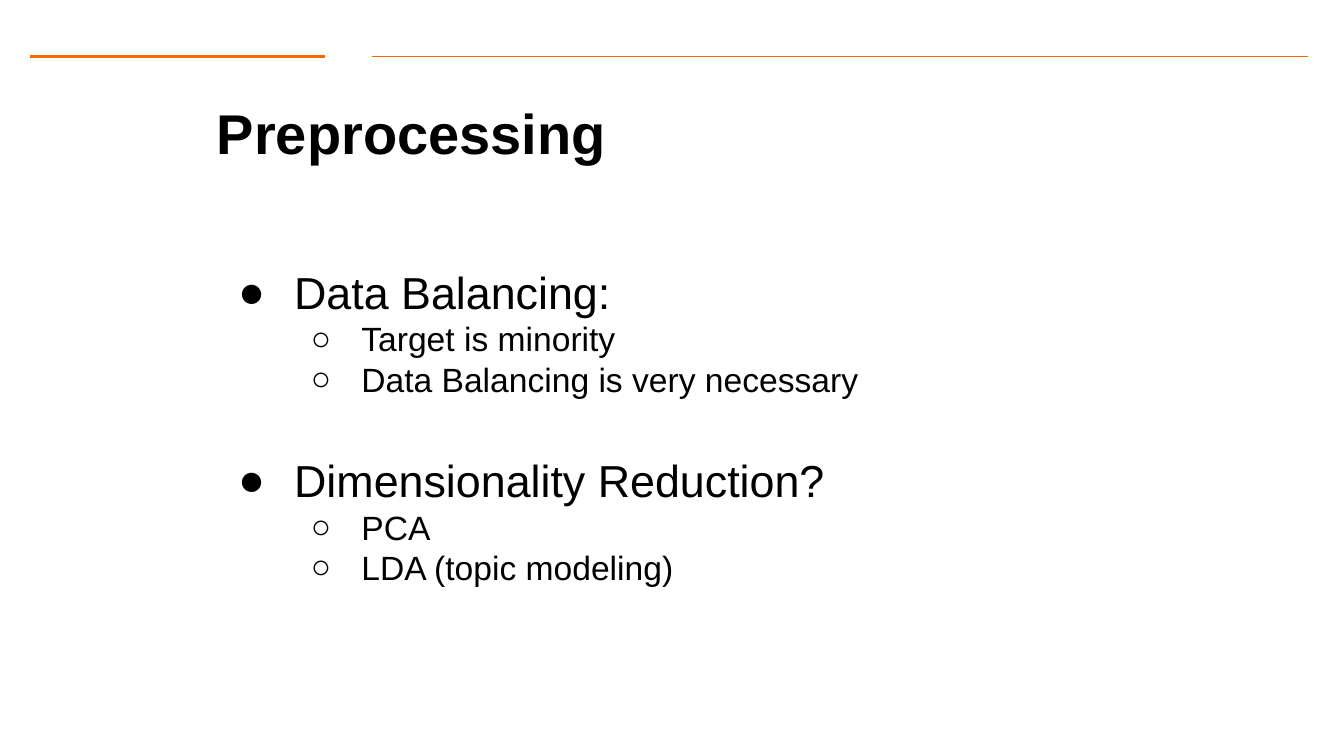
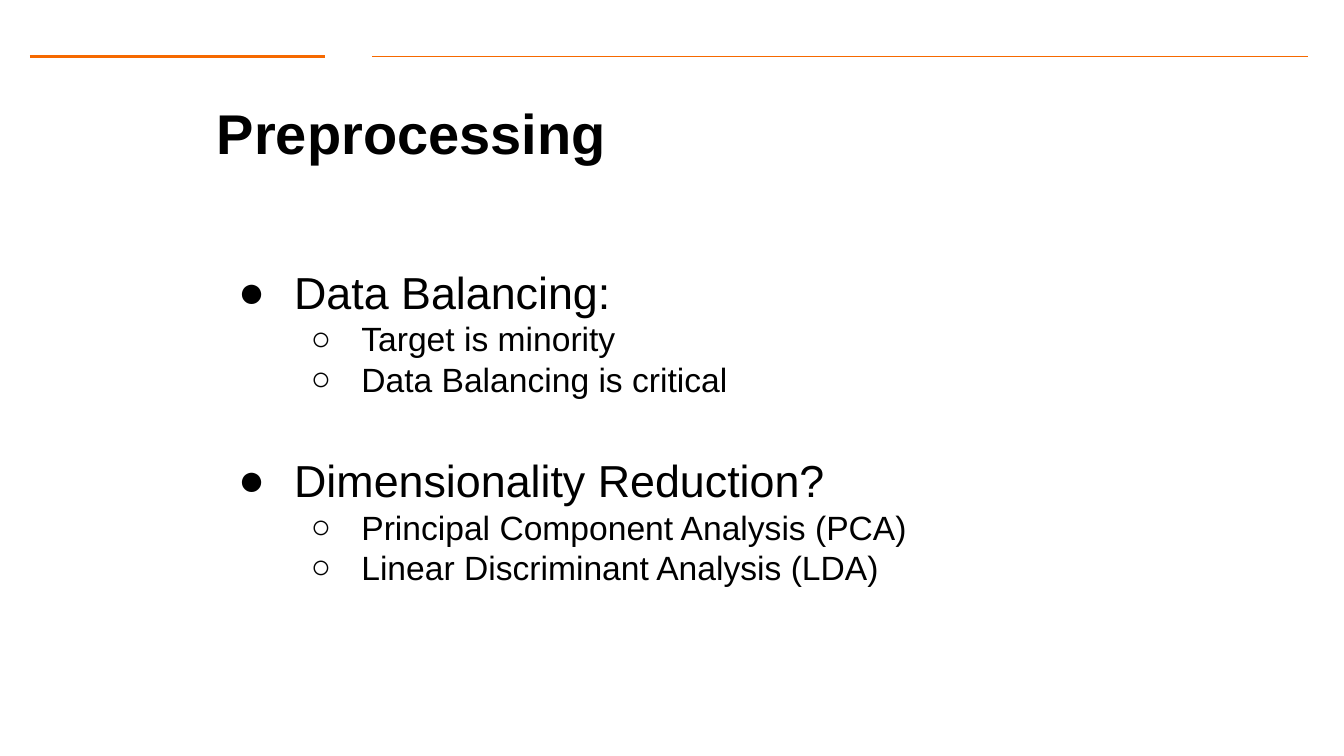
Before and after one commit to Dre1896/RIT-DSCI-633-FDS, a slide deck: slide 23 of Syllabus/Lecture02/Lec02_CaseStudy.pptx. Drawn at 1344x756 pixels with LibreOffice and Linux fonts; fonts in the diff are those of the drawing; background and template pictures are left out. Boxes give left, top, right and bottom in pixels: in the first picture for what was removed or moved away, otherwise in the second. Text is boxed around its words. In the diff, an @@ line names an element or a change of style, - is before the commit and + after.

Commit message:
Update lecture 02

```diff
--- a/Syllabus/Lecture02/Lec02_CaseStudy.pptx
+++ b/Syllabus/Lecture02/Lec02_CaseStudy.pptx
@@ text at [361,367,727,399]: text changed @@
-  ○ Data Balancing is very necessary
+  ○ Data Balancing is critical
@@ text at [361,515,906,587]: text changed @@
-  ○ PCA
-  ○ LDA (topic modeling)
+  ○ Principal Component Analysis (PCA)
+  ○ Linear Discriminant Analysis (LDA)
```
Also in this commit, not shown: 5 other slides changed.
